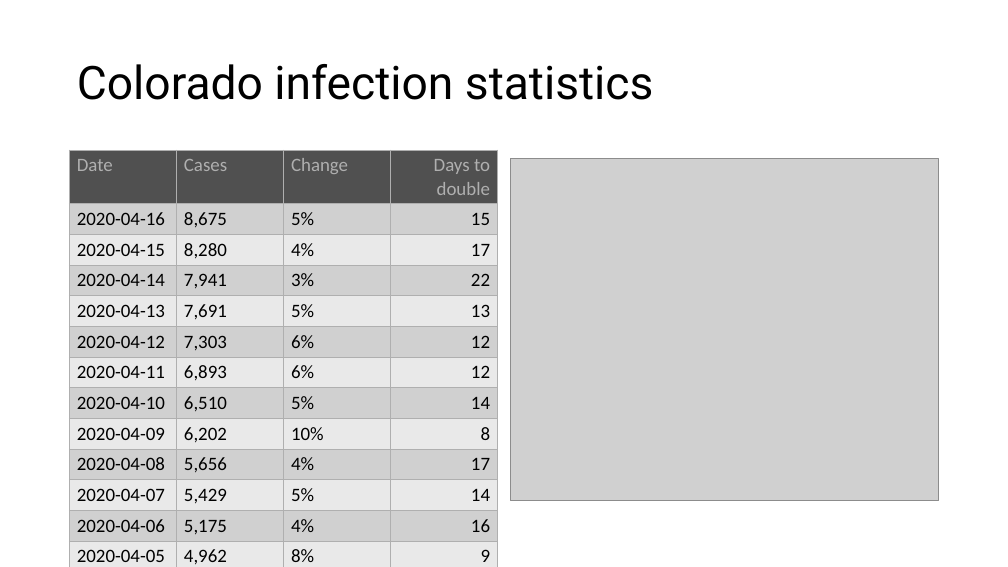
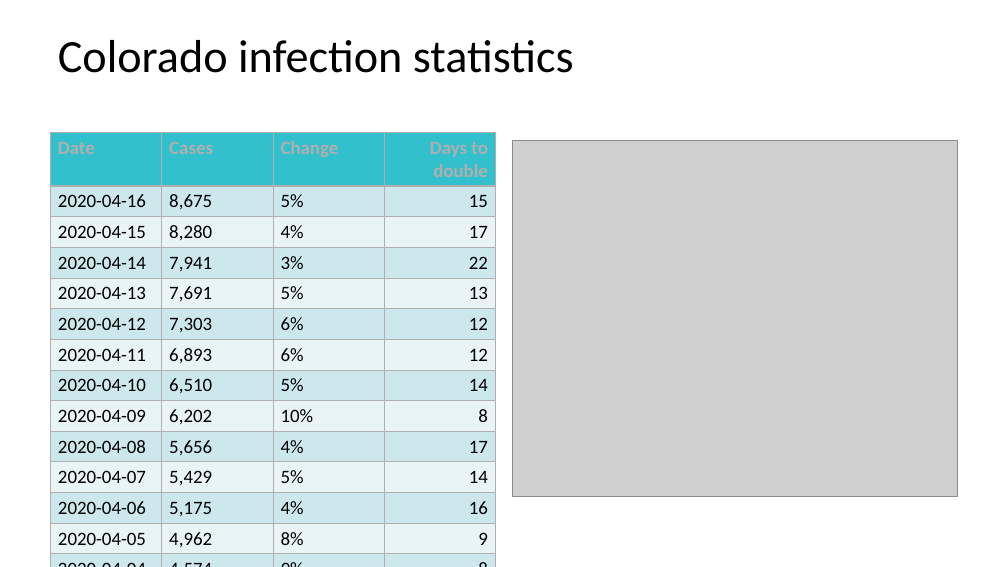
Before and after one commit to jeffrenz/Power-Point-Generation-Using-R, a slide deck: slide 4 of Validate_template.pptx. Drawn at 1008x567 pixels with LibreOffice and Linux fonts; fonts in the diff are those of the drawing; grey boxes stand for pictures; background and template pictures are left out. Boxes give left, top, right and bottom in pixels: in the first picture for what was removed or moved away, otherwise in the second. Text is boxed around its words. In the diff, an @@ line names an element or a change of style, - is before the commit and + after.

```diff
--- a/Validate_template.pptx
+++ b/Validate_template.pptx
@@ title "Colorado infection statistics": place and size @@
-title "Colorado infection statistics" at box(77, 64, 654, 100)
+title "Colorado infection statistics" at box(58, 40, 574, 73)
@@ title "Colorado infection statistics" at box(58, 40, 574, 73): font Roboto to Calibri; line spacing 0.9 to 1; vertical alignment middle to top @@
@@ table at box(51, 132, 495, 552) @@
@@ fill #505050 to #33C0CD in row 1 @@
@@ fill #D0D0D0 to #CEE8ED in 32 cells @@
@@ fill #E9E9E9 to #E8F4F6 in 28 cells @@
@@ bold on in "Date", "Cases", "Change", "Days to double" @@
@@ table: place and size @@
-table at box(70, 150, 499, 567)
+table at box(51, 132, 495, 552)
@@ picture: place and size @@
-picture at box(510, 159, 939, 501)
+picture at box(513, 141, 958, 497)
```
Also in this commit, not shown: 3 other slides changed, 6 other files.
